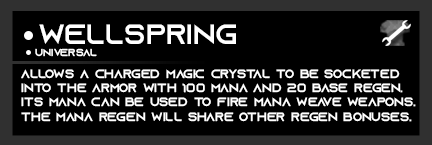
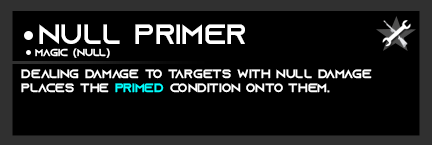
Comparing the layer stacks of the two (432, 145) images. Changes:
painted on "Mod Name" over [39, 24, 245, 44]
painted on "Socket Compatibility" over [35, 48, 110, 58]
painted on "Description" over [21, 69, 416, 122]
hid "Armor" (2nd of 2, in "Front" › "Mod Type") over [380, 20, 416, 51]
showed "Power Weapon" over [376, 16, 416, 51]